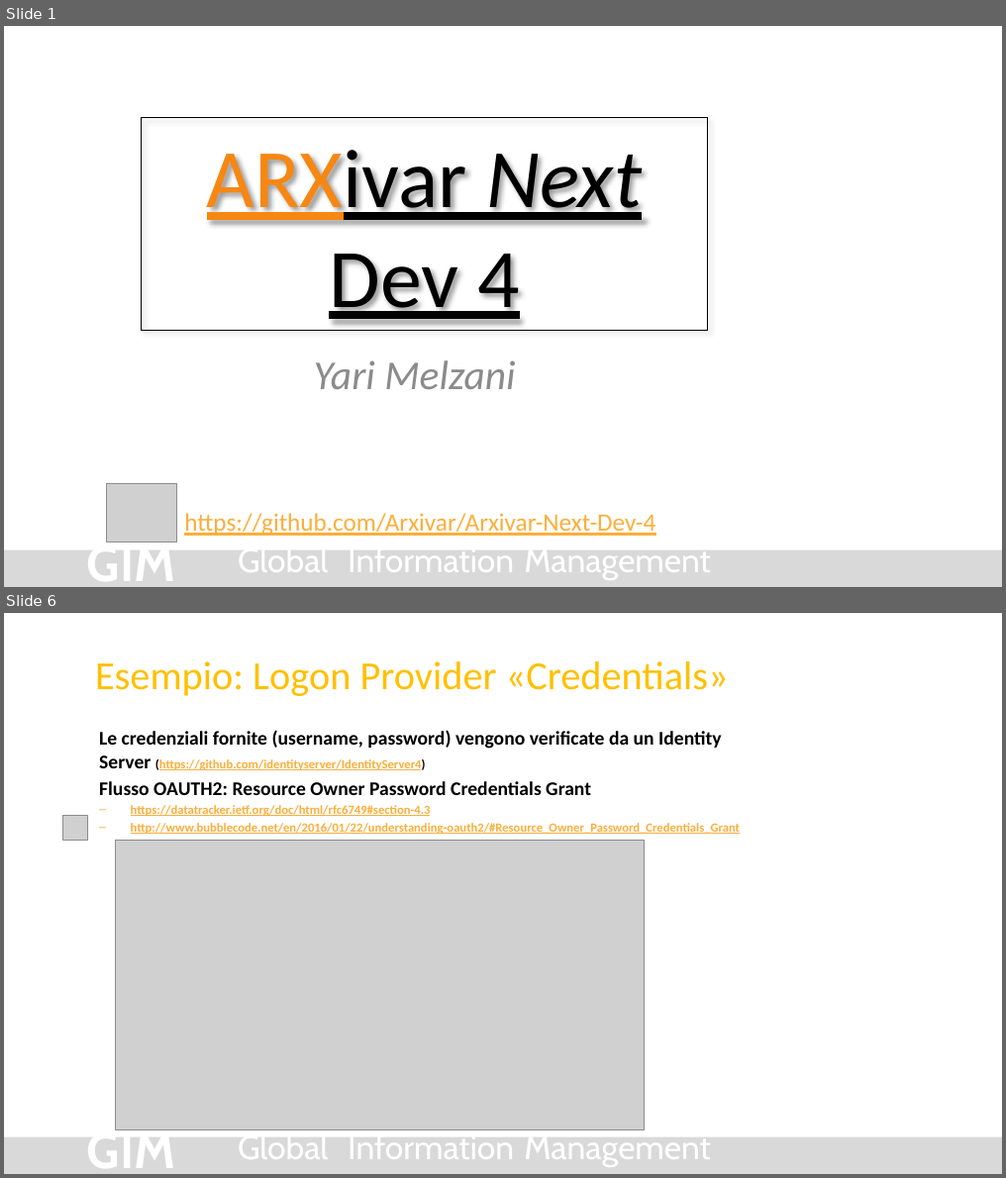
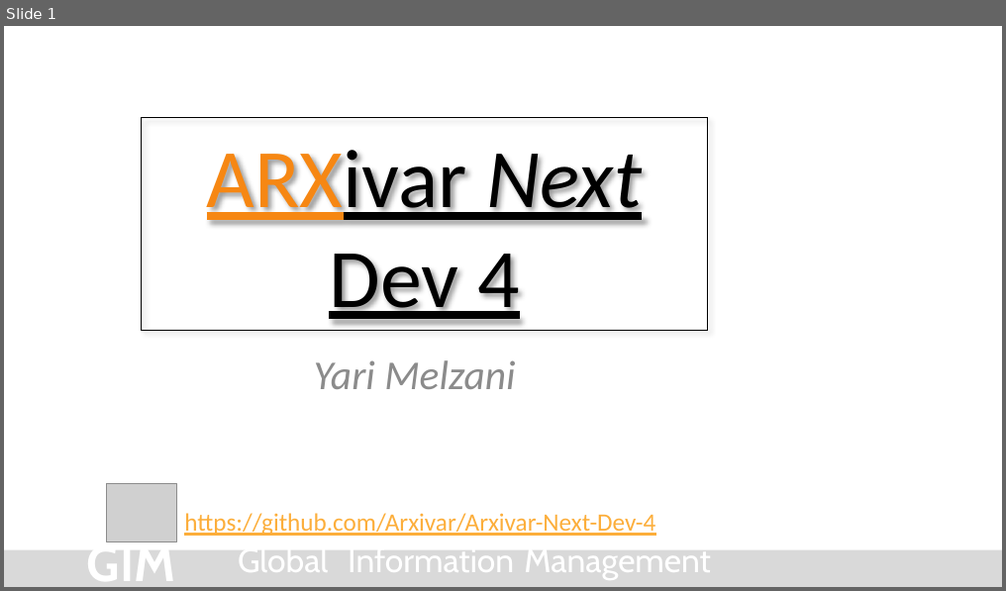
Before and after one commit to Arxivar/Arxivar-Next-Dev-4, a slide deck: doc/ARXDev4.pptx. Shown one above the other, each under a label of ours: slides 1 and 6 before the commit, slide 1 after it; the slides between them are not shown. The pictures are 1006x1178 and 1006x591 pixels, drawn with LibreOffice and Linux fonts; fonts in the diff are those of the drawing; grey boxes stand for pictures; background and template pictures are left out. Boxes give left, top, right and bottom in pixels: in the first picture for what was removed or moved away, otherwise in the second. Text is boxed around its words. In the diff, an @@ line names an element or a change of style, - is before the commit and + after.

```diff
--- a/doc/ARXDev4.pptx
+++ b/doc/ARXDev4.pptx
@@ slide 6 removed at (x1=4, y1=613, x2=1002, y2=1174), background #FFFFFF; not listed: 5 template elements that a slide beside it also shows @@
@@ title removed at (x1=95, y1=662, x2=729, y2=696) @@
-Esempio: Logon Provider «Credentials»
@@ text removed at (x1=99, y1=730, x2=740, y2=834) @@
-  Le credenziali fornite (username, password) vengono verificate da un Identity Server (https://github.com/identityserver/IdentityServer4)
-  Flusso OAUTH2: Resource Owner Password Credentials Grant
-  – https://datatracker.ietf.org/doc/html/rfc6749#section-4.3
-  – http://www.bubblecode.net/en/2016/01/22/understanding-oauth2/#Resource_Owner_Password_Credentials_Grant
@@ picture removed at (x1=62, y1=816, x2=88, y2=841) @@
@@ picture removed at (x1=116, y1=841, x2=645, y2=1130) @@
```
Also in this commit, not shown: 2 slides changed, 2 slides added, 4 other slides removed.
